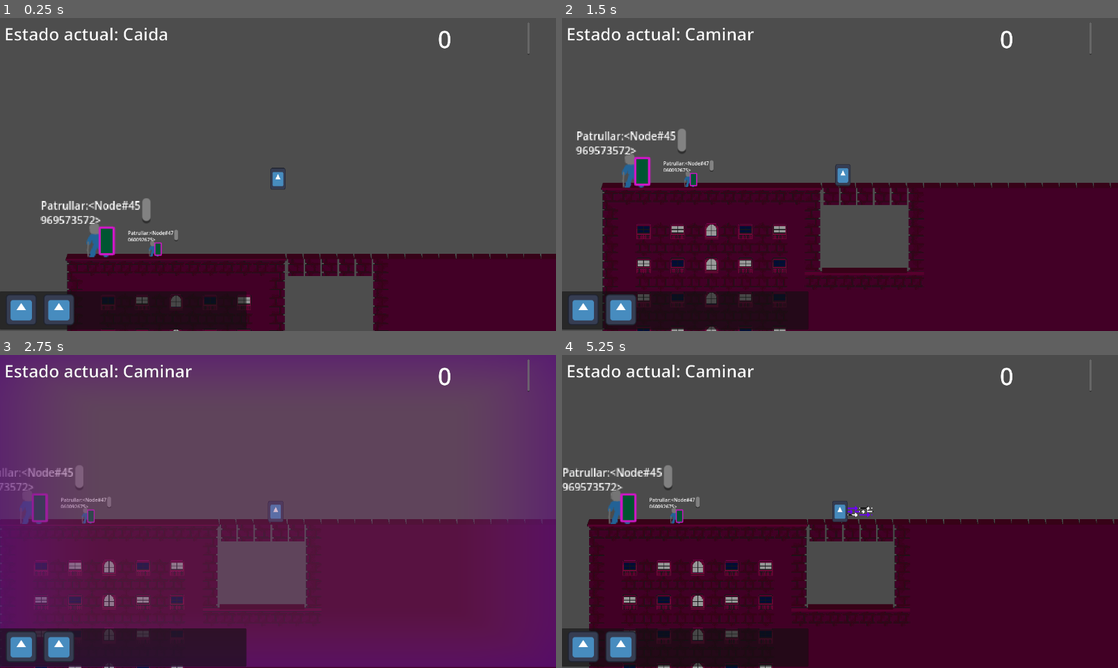
Above: before the commit, frames 1-4 (two rows, left to right).
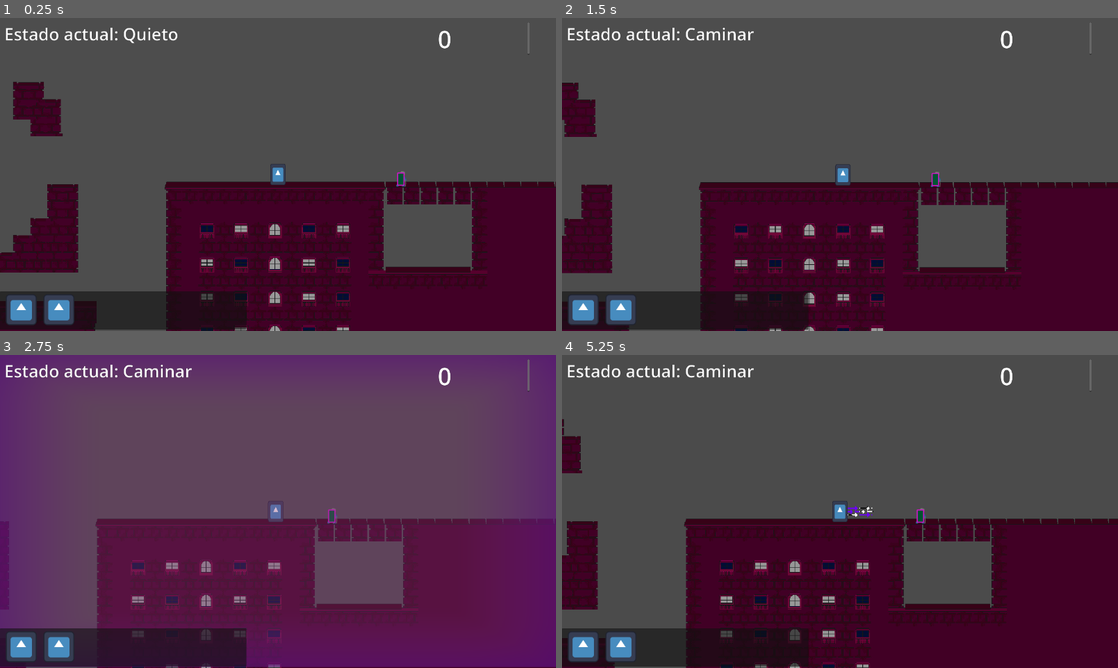
Above: after the commit, the same moments.

Repository: Proyecto-Carpincho/Proyecto-Carpincho
Game: Godot game, scene res://Scenes/stg/emTestStg00.tscn
Same seed, same stepped clock (60 frames per second), same inputs: the game is played once before the commit and once after it. This scene is started directly instead of the project's main scene. The engine's default icon, where the game draws it, is replaced by a stand-in: a white triangle on a blue panel in a dark square.
Inputs (mouse positions are in pixels of both pictures, inside the frame that each line leads up to):
- Up to frame 1 (0.25 s): no input
- Up to frame 2 (1.5 s): move the mouse to (962, 158) at 0.52 s; press the mouse at (962, 158) at 0.53 s; hold D (Move Right) from 0.53 s (still down); tap Space (Jump) at 0.77 s; move the mouse to (728, 190) at 1.27 s; release the mouse at (728, 190) at 1.28 s; click (728, 190) at 1.35 s
- Up to frame 3 (2.75 s): tap Space (Jump) at 1.52 s; move the mouse to (333, 442) at 2.02 s; release D (Move Right) at 2.03 s; press the mouse at (333, 442) at 2.03 s; hold A (Move Left) from 2.03 s (still down); tap Ctrl (Bullet Time) at 2.1 s
- Up to frame 4 (5.25 s): move the mouse to (812, 574) at 2.77 s; release A (Move Left) at 2.78 s; release the mouse at (812, 574) at 2.78 s; hold D (Move Right) 2.78-4.28 s; right-click (812, 574) at 2.85 s; tap Space (Jump) at 3.02, 3.77, 4.52 s; click (812, 574) at 3.05 s; move the mouse to (1006, 558) at 3.52 s; hold Shift (Run) 3.53-4.28 s; click (1006, 558) at 3.8 s; move the mouse to (673, 464) at 4.27 s; hold A (Move Left) 4.28-5.03 s; click (673, 464) at 4.35 s; move the mouse to (867, 511) at 5.02 s; press the mouse at (867, 511) at 5.03 s; hold D (Move Right) from 5.03 s (still down)

The runs differ from the first frame. In frame 1, 28% of the frame differs, in the area x 0-100%, y 3-100%; in frame 2, 21%; in frame 3, 14%; in frame 4, 20%.

Commit message:
Enemigo base y ahora los enemigos giran

Diff:
--- /dev/null
+++ b/Scenes/Em/BaseEm.tscn
@@ -0,0 +1,74 @@
+[gd_scene load_steps=3 format=3 uid="uid://n1wbci6a6faw"]
+
+[ext_resource type="Script" uid="uid://towybn6nxctk" path="res://Scripts/Em/Enemigo.gd" id="1_8a2k6"]
+
+[sub_resource type="SpriteFrames" id="SpriteFrames_furmh"]
+animations = [{
+"frames": [],
+"loop": true,
+"name": &"hit",
+"speed": 5.0
+}, {
+"frames": [],
+"loop": true,
+"name": &"idle",
+"speed": 5.0
+}, {
+"frames": [],
+"loop": true,
+"name": &"run",
+"speed": 5.0
+}, {
+"frames": [],
+"loop": true,
+"name": &"stun",
+"speed": 5.0
+}, {
+"frames": [],
+"loop": true,
+"name": &"turn",
+"speed": 5.0
+}, {
+"frames": [],
+"loop": true,
+"name": &"walk",
+"speed": 5.0
+}]
+
+[node name="BaseEm" type="CharacterBody2D"]
+collision_layer = 5
+collision_mask = 5
+script = ExtResource("1_8a2k6")
+metadata/_custom_type_script = "uid://towybn6nxctk"
+
+[node name="AnimatedSprite2D" type="AnimatedSprite2D" parent="."]
+sprite_frames = SubResource("SpriteFrames_furmh")
+animation = &"stun"
+
+[node name="CollisionShape2D" type="CollisionShape2D" parent="."]
+
+[node name="NavigationAgent2D" type="NavigationAgent2D" parent="."]
+
+[node name="Vista" type="Node2D" parent="."]
+
+[node name="RayCast0" type="RayCast2D" parent="Vista"]
+target_position = Vector2(-75, -40)
+collision_mask = 9
+
+[node name="RayCast1" type="RayCast2D" parent="Vista"]
+target_position = Vector2(-100, 0)
+collision_mask = 9
+
+[node name="RayCast2" type="RayCast2D" parent="Vista"]
+target_position = Vector2(-75, 40)
+collision_mask = 9
+
+[node name="Label" type="Label" parent="."]
+offset_left = -25.0
+offset_top = -50.0
+offset_right = 25.0
+pivot_offset = Vector2(25, 25)
+horizontal_alignment = 1
+vertical_alignment = 1
+
+[node name="DistanciaJugador" type="RayCast2D" parent="."]
--- a/Scenes/Em/ShieldCop.tscn
+++ b/Scenes/Em/ShieldCop.tscn
@@ -1,6 +1,6 @@
-[gd_scene load_steps=13 format=3 uid="uid://bh5jliaeyj4fu"]
+[gd_scene load_steps=13 format=3 uid="uid://c7p5mspd0lfxc"]
 
-[ext_resource type="Script" uid="uid://towybn6nxctk" path="res://Scripts/Em/Enemigo.gd" id="1_ca2nf"]
+[ext_resource type="PackedScene" uid="uid://n1wbci6a6faw" path="res://Scenes/Em/BaseEm.tscn" id="1_5l48c"]
 [ext_resource type="Texture2D" uid="uid://h2c4rqbwcdjr" path="res://Sprites/Prueba/Em/heavyCop/idleWIP.png" id="5_4a1h1"]
 [ext_resource type="Texture2D" uid="uid://b5yqbahakxytd" path="res://Sprites/Prueba/Em/heavyCop/counterWIP.png" id="6_4sh5m"]
 [ext_resource type="Texture2D" uid="uid://bcb544n4tknq4" path="res://Sprites/Prueba/Em/heavyCop/placajeWIP.png" id="7_w6tmh"]
@@ -11,7 +11,7 @@
 [ext_resource type="Script" uid="uid://ds2hrjf7uairh" path="res://Scripts/Em/ShieldCop/Perseguir.gd" id="12_3nc5l"]
 [ext_resource type="Script" uid="uid://d2d3tvhcmf4ja" path="res://Scripts/Em/ShieldCop/Patrullar.gd" id="13_fgpuc"]
 
-[sub_resource type="SpriteFrames" id="SpriteFrames_7adxk"]
+[sub_resource type="SpriteFrames" id="SpriteFrames_nqb0s"]
 animations = [{
 "frames": [{
 "duration": 1.0,
@@ -73,13 +73,10 @@
 "speed": 5.0
 }, {
 "frames": [{
-"duration": 1.0,
-"texture": ExtResource("5_4a1h1")
-}, {
 "duration": 2.0,
 "texture": ExtResource("10_0yxdh")
 }],
-"loop": true,
+"loop": false,
 "name": &"turn",
 "speed": 5.0
 }, {
@@ -95,66 +92,31 @@
 "speed": 5.0
 }]
 
-[sub_resource type="CapsuleShape2D" id="CapsuleShape2D_ca2nf"]
+[sub_resource type="CapsuleShape2D" id="CapsuleShape2D_lu3y0"]
 
-[node name="HeavyCop" type="CharacterBody2D" node_paths=PackedStringArray("estado_inicial")]
-collision_layer = 5
-collision_mask = 5
-script = ExtResource("1_ca2nf")
-SPEED = 25
-estado_inicial = NodePath("Patrullar")
+[node name="BaseEm" instance=ExtResource("1_5l48c")]
+run_speed = 20
+max_life = 100
+life = 100
+speed = 10
 
-[node name="AnimatedSprite2D" type="AnimatedSprite2D" parent="."]
-scale = Vector2(-1, 1)
-sprite_frames = SubResource("SpriteFrames_7adxk")
-animation = &"idle"
+[node name="AnimatedSprite2D" parent="." index="0"]
+sprite_frames = SubResource("SpriteFrames_nqb0s")
+animation = &"turn"
+frame_progress = 1.0
 
-[node name="Collision" type="CollisionShape2D" parent="."]
-shape = SubResource("CapsuleShape2D_ca2nf")
+[node name="CollisionShape2D" parent="." index="1"]
+shape = SubResource("CapsuleShape2D_lu3y0")
 
-[node name="NavigationAgent2D" type="NavigationAgent2D" parent="."]
+[node name="PatrullarGenerico" type="Node" parent="." index="6"]
+script = ExtResource("13_fgpuc")
+metadata/_custom_type_script = "uid://d2d3tvhcmf4ja"
 
-[node name="Label" type="Label" parent="."]
-offset_left = -25.0
-offset_top = -50.0
-offset_right = 25.0
-pivot_offset = Vector2(25, 25)
-horizontal_alignment = 1
-vertical_alignment = 1
-
-[node name="Vista" type="Node2D" parent="."]
-
-[node name="RayCast0" type="RayCast2D" parent="Vista"]
-target_position = Vector2(75, -40)
-collision_mask = 9
-
-[node name="RayCast1" type="RayCast2D" parent="Vista"]
-target_position = Vector2(100, 0)
-collision_mask = 9
-
-[node name="RayCast2" type="RayCast2D" parent="Vista"]
-target_position = Vector2(75, 40)
-collision_mask = 9
-
-[node name="DistanciaJugador" type="RayCast2D" parent="."]
-collision_mask = 9
-
-[node name="ShieldCopAtaque" type="Node" parent="."]
-script = ExtResource("11_vrn4w")
-metadata/_custom_type_script = "uid://cxbp2sq3qmctk"
-
-[node name="ShieldCopChase" type="Node" parent="."]
+[node name="PerseguirGenerico" type="Node" parent="." index="7"]
 script = ExtResource("12_3nc5l")
 metadata/_custom_type_script = "uid://ds2hrjf7uairh"
 
-[node name="Patrullar" type="Node" parent="."]
-script = ExtResource("13_fgpuc")
-metadata/_custom_type_script = "uid://d2d3tvhcmf4ja"
-
-[node name="RichTextLabel" type="RichTextLabel" parent="."]
-offset_left = -56.0
-offset_top = -40.0
-offset_right = 48.0
-offset_bottom = -16.0
-theme_override_font_sizes/normal_font_size = 10
-text = "sSA"
+[node name="RangoAtaqueGenerico" type="Node" parent="." index="8"]
+script = ExtResource("11_vrn4w")
+distancia_para_perder = 600
+metadata/_custom_type_script = "uid://cxbp2sq3qmctk"
--- a/Scenes/stg/emTestStg00.tscn
+++ b/Scenes/stg/emTestStg00.tscn
@@ -241,18 +241,9 @@
 tile_map_data = PackedByteArray("AAADAP7/BAABAAAAAAADAP//BAABAAEAAAAEAP7/BAABAAAAAAAEAP//BAABAAEAAAAFAP7/BAABAAAAAAAFAP …(44048 unchanged characters)…
 tile_set = SubResource("TileSet_l773a")
 
-[node name="HeavyCop" parent="." node_paths=PackedStringArray("objetivo", "alert_manager") groups=["Enemigos"] instance=ExtResource("12_prbge")]
-position = Vector2(-345, -15)
-scale = Vector2(2.19, 2.19)
-collision_layer = 13
-objetivo = NodePath("../Jugador")
-alert_manager = NodePath("../AlertManager")
-grupo = "Enemigos"
-SPEED = 100
-
 [node name="Jugador" parent="." instance=ExtResource("11_p00kn")]
 z_index = 0
-position = Vector2(24, -155)
+position = Vector2(-181, 12)
 collision_layer = 9
 maxLife = 20
 gravity = 1000.0
@@ -283,11 +274,10 @@
 position = Vector2(-38, -26)
 navigation_polygon = SubResource("NavigationPolygon_kw0q7")
 
-[node name="HeavyCop2" parent="." node_paths=PackedStringArray("objetivo", "alert_manager") instance=ExtResource("12_prbge")]
-position = Vector2(-231, 3)
-collision_layer = 13
+[node name="Path2D" type="Path2D" parent="."]
+
+[node name="BaseEm" parent="." node_paths=PackedStringArray("objetivo", "alert_manager") groups=["Enemigos"] instance=ExtResource("15_acpe2")]
+position = Vector2(72, 5)
 objetivo = NodePath("../Jugador")
 alert_manager = NodePath("../AlertManager")
 grupo = "Enemigos"
-
-[node name="Path2D" type="Path2D" parent="."]
--- a/Scripts/Em/Enemigo.gd
+++ b/Scripts/Em/Enemigo.gd
@@ -4,12 +4,13 @@
 @export var objetivo:Entidad
 @export var alert_manager:AlertManager
 @export var grupo:String
-@export var SPEED:int
+@export var run_speed:int
 @export var estado_inicial:State
 @export var ruta:Path2D
 
 @onready var nav:NavigationAgent2D = $NavigationAgent2D
 @onready var dis_obj_ray:RayCast2D = $DistanciaJugador
+@onready var animated_sprite:AnimatedSprite2D = $AnimatedSprite2D
 
 var estado_alerta:AlertManager.alertStatus
 var vio_jugador:bool
@@ -52,7 +53,6 @@
 		vio_jugador = false
 	if state_now:
 		state_now.update(delta)
-	$RichTextLabel.text = state_now.to_string()
 
 func _physics_process(delta: float) -> void:
 	var direction:Vector2
@@ -66,12 +66,11 @@
 	estado_alerta = estado
 	match estado_alerta:
 		AlertManager.alertStatus.NORMAL:
-			transicion_hijo(state_now, "Patrulla")
+			transicion_hijo(state_now, "PatrullarGenerico")
 		AlertManager.alertStatus.PRECAUCION:
 			pass
 		AlertManager.alertStatus.ALERTA:
-			transicion_hijo(state_now, "ShieldCopAtaque")
-
+			transicion_hijo(state_now, "RangoAtaqueGenerico")
 
 func ver_jugador():
 	vio_jugador = true
@@ -104,3 +103,15 @@
 		state_now.exit()
 	new_state.enter()
 	state_now = new_state
+
+func girar(b:bool):
+	for i in 3:
+		if b == false && $Vista.get_child(i).target_position.x > 0:
+			$Vista.get_child(i).target_position.x *= -1
+			animated_sprite.play("turn")
+		elif b == true && $Vista.get_child(i).target_position.x < 0:
+			$Vista.get_child(i).target_position.x *= -1
+			animated_sprite.play("turn")
+
+	await animated_sprite.animation_finished
+	animated_sprite.flip_h = b
--- a/Scripts/Em/ShieldCop/Atacando.gd
+++ b/Scripts/Em/ShieldCop/Atacando.gd
@@ -1,14 +1,21 @@
 extends State
-class_name ShieldCopAtaque
+class_name RangoAtaqueGenerico
 
+@export var distancia_para_perder:int
 @onready var padre:Enemigo = get_parent()
 
 func physics_update(delta:float) -> void:
 	var direction:Vector2
 	if padre.dis_obj_ray.get_collider() != null:
-		if padre.distancia_objetivo <= 600 && padre.dis_obj_ray.get_collider().is_class(padre.objetivo.get_class()):
+		if padre.distancia_objetivo <= distancia_para_perder && padre.dis_obj_ray.get_collider().is_class(padre.objetivo.get_class()):
 			padre.nav.target_position = padre.objetivo.position
 			direction = (padre.nav.get_next_path_position() - padre.global_position).normalized()
-			padre.velocity = padre.velocity.lerp(direction * padre.SPEED, 5 * delta)
+			padre.velocity = padre.velocity.lerp(direction * padre.run_speed, 5 * delta)
+			if padre.velocity.x > 0:
+				padre.turn(true)
+			elif padre.velocity.x < 0:
+				padre.turn(false)
+			if !padre.animated_sprite.is_playing():
+				padre.animated_sprite.play("run")
 		else:
-			Transiciono.emit(self, "ShieldCopChase")
+			Transiciono.emit(self, "PerseguirGenerico")
--- a/Scripts/Em/ShieldCop/Patrullar.gd
+++ b/Scripts/Em/ShieldCop/Patrullar.gd
@@ -1,5 +1,5 @@
 extends State
-class_name Patrullar
+class_name PatrullarGenerico
 
 @onready var padre:Enemigo = get_parent()
 @onready var ruta:Path2D = get_parent().ruta
@@ -10,4 +10,6 @@
 
 	#padre.nav.target_position = ruta.curve.get
 	direction = (padre.nav.get_next_path_position() - padre.global_position).normalized()
-	padre.velocity = padre.velocity.lerp(direction * padre.SPEED, 5 * delta)
+	padre.velocity = padre.velocity.lerp(direction * padre.speed, 5 * delta)
+	if !padre.animated_sprite.is_playing():
+		padre.animated_sprite.play("walk")
--- a/Scripts/Em/ShieldCop/Perseguir.gd
+++ b/Scripts/Em/ShieldCop/Perseguir.gd
@@ -1,7 +1,10 @@
 extends State
-class_name ShieldCopChase
+class_name PerseguirGenerico
 
 @onready var padre:Enemigo = get_parent()
+
+func enter():
+	padre.animated_sprite.stop()
 
 func physics_update(delta:float) -> void:
 	var direction:Vector2
@@ -9,6 +12,8 @@
 	if padre.vio_jugador == false:
 		padre.nav.target_position = padre.alert_manager.upc
 		direction = (padre.nav.get_next_path_position() - padre.global_position).normalized()
-		padre.velocity = padre.velocity.lerp(direction * padre.SPEED, 5 * delta)
+		padre.velocity = padre.velocity.lerp(direction * padre.run_speed, 5 * delta)
+		if !padre.animated_sprite.is_playing():
+			padre.animated_sprite.play("run")
 	elif padre.vio_jugador == true:
-		Transiciono.emit(self, "ShieldCopAtaque")
+		Transiciono.emit(self, "RangoAtaqueGenerico")
--- a/Scripts/Entidad.gd
+++ b/Scripts/Entidad.gd
@@ -4,10 +4,8 @@
 # Vida maxima de la entidad
 @export var max_life:int
 @export var life:int
-# Velocidad base de la entidad (esta se puede multiplicar)
-@export var speed:float
-# Cuantos golpes va a tomar antes de estar estuneado.
-@export var max_stun_resistance:int
+# Velocidad base de la entidad
+@export var speed:int
 
 var iframes:int = 0
 var A:Array[Label]
--- a/Scripts/Muñeco.gd
+++ b/Scripts/Muñeco.gd
@@ -6,10 +6,7 @@
 		label.rotation = -rotation
 
 func Golpeado(Fuerza,Mata) -> void:
-
 	text(Fuerza)
-
-	get_tree().create_tween().tween_property(self,"rotation_degrees",0,0.4).set_ease(Tween.EASE_OUT).set_trans(Tween.TRANS_ELASTIC)
 
 func text(Fuerza):
 	var labelDaño:Label = get_node("Label").duplicate()
Not shown: 1 places in Scenes/stg/emTestStg00.tscn that only renumber resources
Not shown, added: Scripts/Em/ShieldCop/Atacando.gd.uid
Not shown, added: Scripts/Em/ShieldCop/Patrullar.gd.uid
Not shown, added: Scripts/Em/ShieldCop/Perseguir.gd.uid
Not shown, added: Scripts/Em/State.gd.uid
